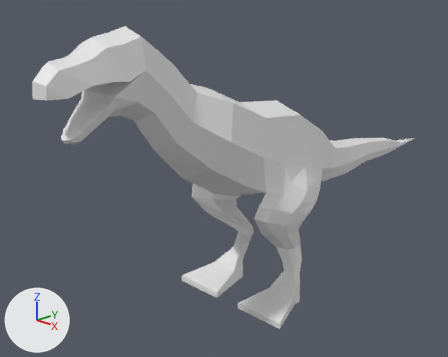
The Blender file Section3/Dinosaur.blend as it was, and as the next commit left it.
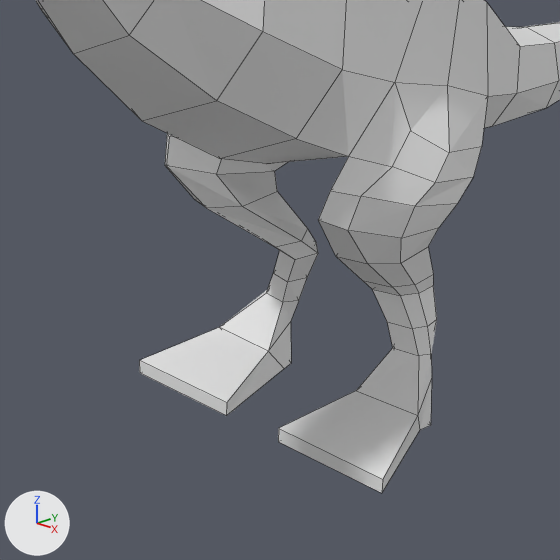
Each version appears first whole from a camera (50 mm lens) standing at (4.17, -4.68, 3.4) and looking at (-0.43, -0.02, 1.23), and next in a close-up on the part from 28% to 79% of the width and 36% to 100% of the height. Every picture has the same lights, and +X, +Y and +Z are marked at lower left. The close-ups show mesh edges as thin lines.
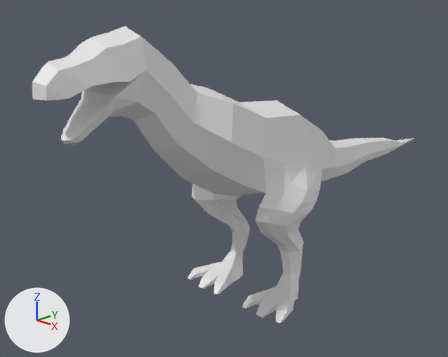
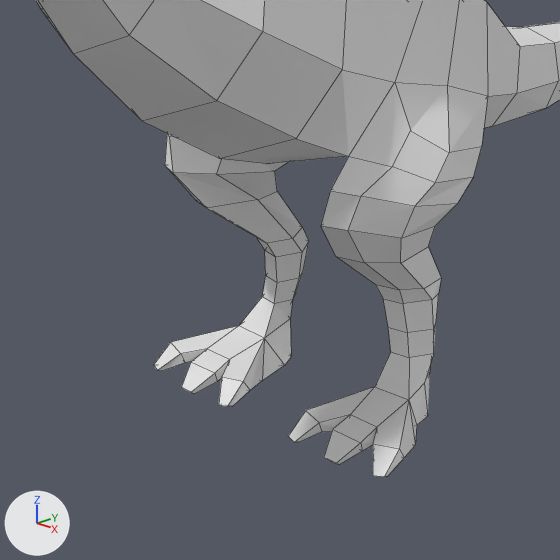
Boxes (x1, y1, x2, y2) around the edits, measured in the close-ups (560 x 560 px):
'Plane', reshaped
    before: (36, 0, 560, 493)
    after: (36, 0, 560, 477)
part 1 of me_plane, built on
    before: (139, 133, 458, 493)
    after: (154, 133, 458, 477)

What the commit changed:
me_plane is used by ob_plane; location (0.0, 0.339, 0.0).
me_plane had 181 vertices, 155 faces, 1 loose edge and spanned x 0.0..0.74, y -2.79..3.15, z 0.0..2.99.
me_plane now has 207 vertices, 183 faces, 1 loose edge and spans x 0.0..0.71, y -2.79..3.15, z 0.0..2.99.
Part 1, on me_plane:
6 vertices are removed from x 0.16..0.74, y -0.75..-0.36, z 0.0..0.15.
10 faces are deleted.
35 vertices move from x 0.21..0.58, y -0.83..0.0, z 0.0..1.14 to x 0.27..0.56, y -0.8..-0.02, z 0.03..1.1.
32 vertices are added at x 0.17..0.71, y -0.73..-0.31, z 0.0..0.17.
38 new faces join them.
